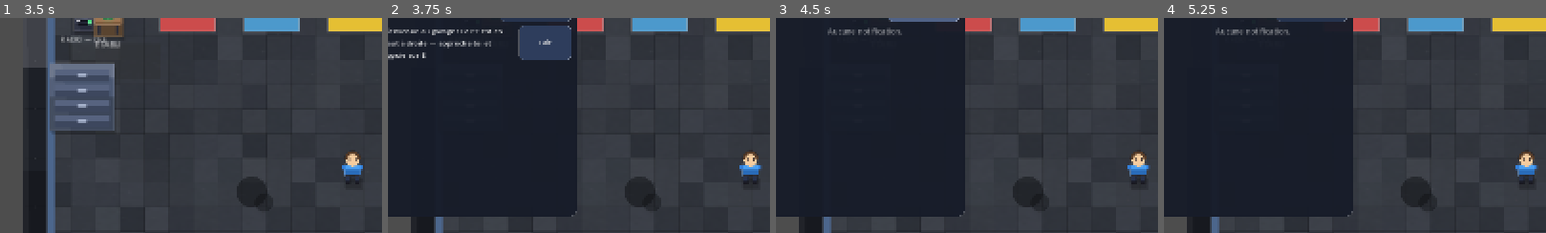
Above: before the commit, frames 1-4 (left to right).
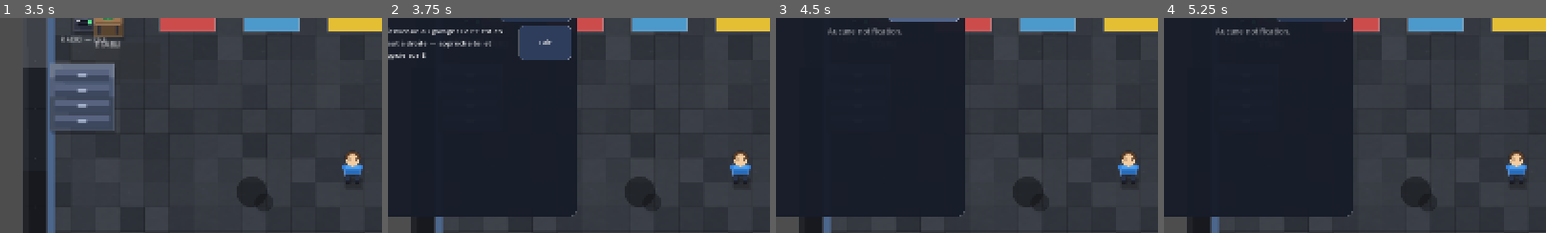
Above: after the commit, the same moments.

Repository: BlackAngelTVdev/DataCenter-Simulator
Game: Godot game, scene res://scenes/ui/menu.tscn
Two runs of this game, one before a commit and one after it. Both use one fixed random seed, a clock stepped at 60 frames per second and the inputs below.
Inputs (mouse positions are % of the whole screen's width and height, from its top left):
- Up to frame 1 (3.5 s): click "Mes Sauvegardes" at 0.5 s; click "Option" at 1.25 s; click "1" at 2 s; click (2, 4) at 2.75 s
- Up to frame 2 (3.75 s): tap Enter at 3.5 s; move the mouse to (72, 45) at 3.52 s; hold D (move_right) from 3.53 s (still down); hold E (interact) from 3.53 s (still down); click (72, 45) at 3.67 s
- Up to frame 3 (4.5 s): release D (move_right) at 4.25 s; release E (interact) at 4.25 s; click "Tout effacer" at 4.25 s
- Up to frame 4 (5.25 s): tap Space at 5 s; drag from (30, 55) to (45, 70) at 5.02 s
The pictures show only the part of the screen within x 2-52%, y 13-63%; the shares and areas given below are measured in that part.

Frame 1 is identical in both runs. In frame 2, 0.7% of the frame differs, in the area x 89-98%, y 62-78%; in frame 3, 0.7%; in frame 4, 0.7%.
Error after the commit: Invalid access to property or key 'installed' on a base object of type 'CanvasLayer (OSInstallUI)'. (res://scripts/game/garage_scene.gd:539)

Commit message:
feat(ui): OSInstallUI — le panneau se ferme dès le clic
Plus de blocage devant l'établi : choisir un OS ou « Réparer » lance
GameManager.bench_job et ferme le popup immédiatement. Signal
started(text) pour le toast d'info, busy() pour refuser un second
travail. Les tweens/progress bars et le blocage close()/Échap
disparaissent.

Diff:
--- a/scripts/ui/os_install_ui.gd
+++ b/scripts/ui/os_install_ui.gd
@@ -1,18 +1,17 @@
 class_name OSInstallUI
 extends CanvasLayer
-## Popup de l'ÉTABLI du garage : soit installer un OS (Deblon / Ouboutou /
+## Popup de l'ÉTABLI du garage : installer un OS (Deblon / Ouboutou /
 ## Proxmousse) ou un reverse proxy sur le serveur PORTÉ, soit RÉPARER un
-## serveur EN PANNE au prix du marché (~2 min — l'établi est occupé pendant
-## ce temps, comme les baies du Data Hall).
-
-signal installed(os_id: String)
-signal repaired
-
-const REPAIR_TIME := 120.0  # réparation d'un serveur en panne : ~2 min
+## serveur EN PANNE au prix du marché (~2 min). Dès qu'on clique, le panneau
+## se FERME et le travail continue TOUT SEUL en arrière-plan (traité au tick
+## par le garage via GameManager.bench_job) : le joueur peut vaquer à ses
+## occupations — l'établi reste occupé (slot bloqué) jusqu'à la fin, et un
+## toast prévient quand c'est terminé.
+
+signal started(text: String)  # le travail démarre (toast d'info du garage)
 
 var root_control: Control
 var item: Dictionary = {}
-var progress: ProgressBar
 var status_label: Label
 var buttons: Array[Button] = []
 var proxy_buttons := {}  # id du proxy -> Button (licences possédées visibles)
@@ -20,12 +19,9 @@
 var proxy_hint: Label
 var repair_button: Button
 var cancel_button: Button
-var _installing := false
-var _repairing := false
 
 
 func _ready() -> void:
-	process_mode = Node.PROCESS_MODE_ALWAYS
 	_build()
 	visible = false
 
@@ -33,16 +29,18 @@
 func _input(event: InputEvent) -> void:
 	if visible and event is InputEventKey and event.pressed \
 			and not event.echo and event.keycode == KEY_ESCAPE:
-		if _repairing:
-			return  # l'établi est occupé : la réparation continue
 		close()
 		get_viewport().set_input_as_handled()
 
 
+func busy() -> bool:
+	## Un travail (installation ou réparation) est-il en cours ? L'établi est
+	## occupé : on ne peut pas en lancer un second.
+	return not GameManager.bench_job.is_empty()
+
+
 func open(server_item: Dictionary) -> void:
 	item = server_item
-	_installing = false  # réinitialise toujours (peut être réouvert après un annul)
-	_repairing = false
 	# Force la taille plein écran (le Control caché ne reçoit pas de re-layout).
 	root_control.set_anchors_and_offsets_preset(Control.PRESET_FULL_RECT)
 	root_control.visible = true
@@ -51,10 +49,8 @@
 
 
 func close() -> void:
-	if _repairing:
-		return  # l'établi est occupé tant que la réparation tourne
-	visible = false
-	_installing = false
+	## Ferme TOUJOURS : un travail déjà lancé continue en arrière-plan.
+	visible = false
 
 
 func _build() -> void:
@@ -143,7 +139,7 @@
 		proxy_buttons[p["id"]] = b
 
 	# RÉPARATION d'un serveur EN PANNE (visible uniquement pour un serveur
-	# broken) : prix au MARCHÉ, ~2 min, l'établi est occupé pendant ce temps.
+	# broken) : prix au MARCHÉ, ~2 min — le travail continue après fermeture.
 	repair_button = Button.new()
 	repair_button.custom_minimum_size = Vector2(0, 56)
 	repair_button.add_theme_font_size_override("font_size", 16)
@@ -156,11 +152,6 @@
 	repair_button.visible = false
 	vb.add_child(repair_button)
 
-	progress = ProgressBar.new()
-	progress.custom_minimum_size = Vector2(0, 18)
-	progress.visible = false
-	vb.add_child(progress)
-
 	cancel_button = UIHelpers.make_button("Annuler", false, Vector2(0, 44))
 	cancel_button.pressed.connect(close)
 	vb.add_child(cancel_button)
@@ -176,7 +167,7 @@
 	var broken := bool(item.get("broken", false))
 	if broken:
 		# Mode RÉPARATION : on masque l'installation, on propose le prix marché.
-		status_label.text = "Serveur EN PANNE — réparation au prix du marché (~2 min, l'établi est occupé)"
+		status_label.text = "Serveur EN PANNE — réparation au prix du marché (~2 min, l'établi sera occupé)"
 		status_label.add_theme_color_override("font_color", Color(1.0, 0.6, 0.4))
 		hint.visible = false
 		proxy_hint.visible = false
@@ -188,9 +179,6 @@
 		repair_button.visible = true
 		repair_button.text = "Réparer (%d $)" % cost
 		repair_button.disabled = GameManager.cash < cost
-		cancel_button.disabled = _repairing
-		progress.visible = false
-		progress.value = 0
 		return
 	# Mode INSTALLATION normal.
 	status_label.text = "Machine : %s — choisis un système ou un proxy" % item.get("name", "?")
@@ -206,71 +194,38 @@
 		b.visible = GameManager.owns(str(pid))
 		b.disabled = false
 	repair_button.visible = false
-	cancel_button.disabled = false
-	progress.visible = false
-	progress.value = 0
 
 
 func _choose(os_id: String) -> void:
-	if _installing or _repairing:
+	if busy():
 		return
-	_installing = true
-	for b in buttons:
-		b.disabled = true
+	# Le travail démarre : on FERME le panneau — le joueur peut vaquer à ses
+	# occupations, l'établi reste occupé jusqu'à la fin de l'installation.
 	var os := OSList.get_os(os_id)
-	status_label.text = "Installation de %s…" % os.get("name", os_id)
-	progress.visible = true
-	progress.value = 0
-	var tw := create_tween()
-	tw.tween_property(progress, "value", 100.0, 1.2)
-	tw.tween_callback(_finish.bind(os_id))
-
-
-func _finish(os_id: String) -> void:
-	if not _installing:
-		return  # annulé (Échap) ou déjà terminé : le tween ne doit rien réinstaller
-	# Un proxy (data/proxy_list.gd) OU un OS (data/os_list.gd) s'installe.
-	var proxy := ProxyList.get_proxy(os_id)
-	if not proxy.is_empty():
-		item["proxy"] = os_id
-		item["proxy_name"] = str(proxy.get("name", os_id))
-		status_label.text = "Reverse proxy installé !"
-	else:
-		item["os"] = os_id
-		item["os_name"] = str(OSList.get_os(os_id).get("name", os_id))
-		status_label.text = "Système installé !"
-	_installing = false
-	installed.emit(os_id)
-	visible = false
+	GameManager.bench_job = {
+		"mode": "install",
+		"os_id": os_id,
+		"seconds_left": GameManager.BENCH_INSTALL_SECONDS,
+		"item": item,  # référence : la mutation de fin s'applique au serveur porté
+	}
+	visible = false
+	started.emit("Installation de %s en cours… (l'établi est occupé — vaque à tes occupations, un toast te préviendra)" % os.get("name", os_id))
 
 
 func _start_repair() -> void:
-	if _repairing:
+	if busy():
 		return
 	var cost := ShopCatalog.repair_price(item)
 	if GameManager.cash < cost:
 		return  # le bouton est disabled, mais double sécurité
 	GameManager.cash -= cost
-	_repairing = true
-	repair_button.visible = false
-	cancel_button.disabled = true
-	status_label.text = "Réparation en cours… (~2 min, l'établi est occupé)"
-	status_label.add_theme_color_override("font_color", Color(1.0, 0.75, 0.4))
-	progress.visible = true
-	progress.value = 0
-	var tw := create_tween()
-	tw.tween_property(progress, "value", 100.0, REPAIR_TIME)
-	tw.tween_callback(_finish_repair)
-
-
-func _finish_repair() -> void:
-	if not _repairing:
-		return  # annulé ou déjà terminé
-	# Le serveur est réparé : la panne disparaît, l'usure retombe (comme
-	# l'ancienne maintenance instantanée) — prêt à être remonté en armoire.
-	item["broken"] = false
-	item["wear"] = clampf(float(item.get("wear", 0.0)) * 0.3, 0.0, 1.0)
-	_repairing = false
-	status_label.text = "Serveur réparé !"
-	repaired.emit()
-	visible = false
+	# Le travail démarre : on FERME le panneau — le joueur peut vaquer à ses
+	# occupations, l'établi reste occupé ~2 min (slot bloqué).
+	GameManager.bench_job = {
+		"mode": "repair",
+		"os_id": "",
+		"seconds_left": GameManager.BENCH_REPAIR_SECONDS,
+		"item": item,  # référence : la mutation de fin s'applique au serveur porté
+	}
+	visible = false
+	started.emit("Réparation en cours… (~2 min, l'établi est occupé — vaque à tes occupations, un toast te préviendra)")
